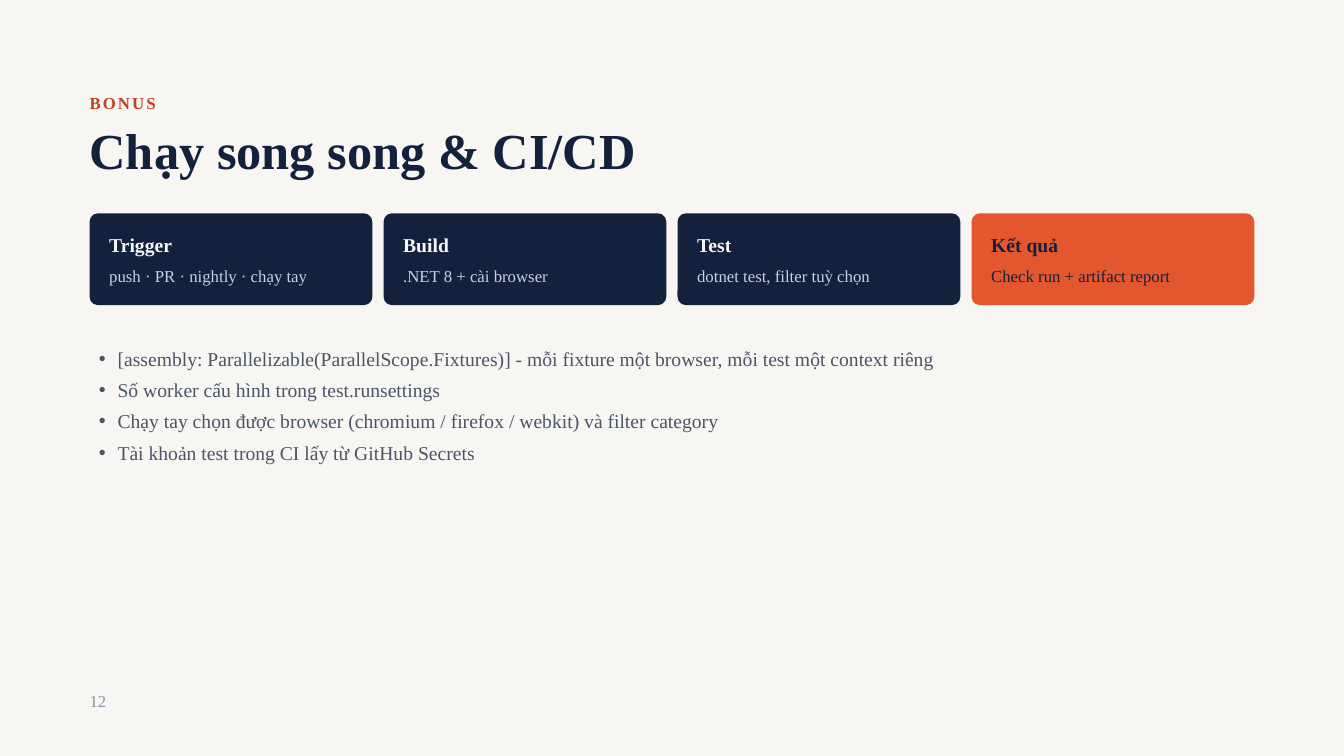
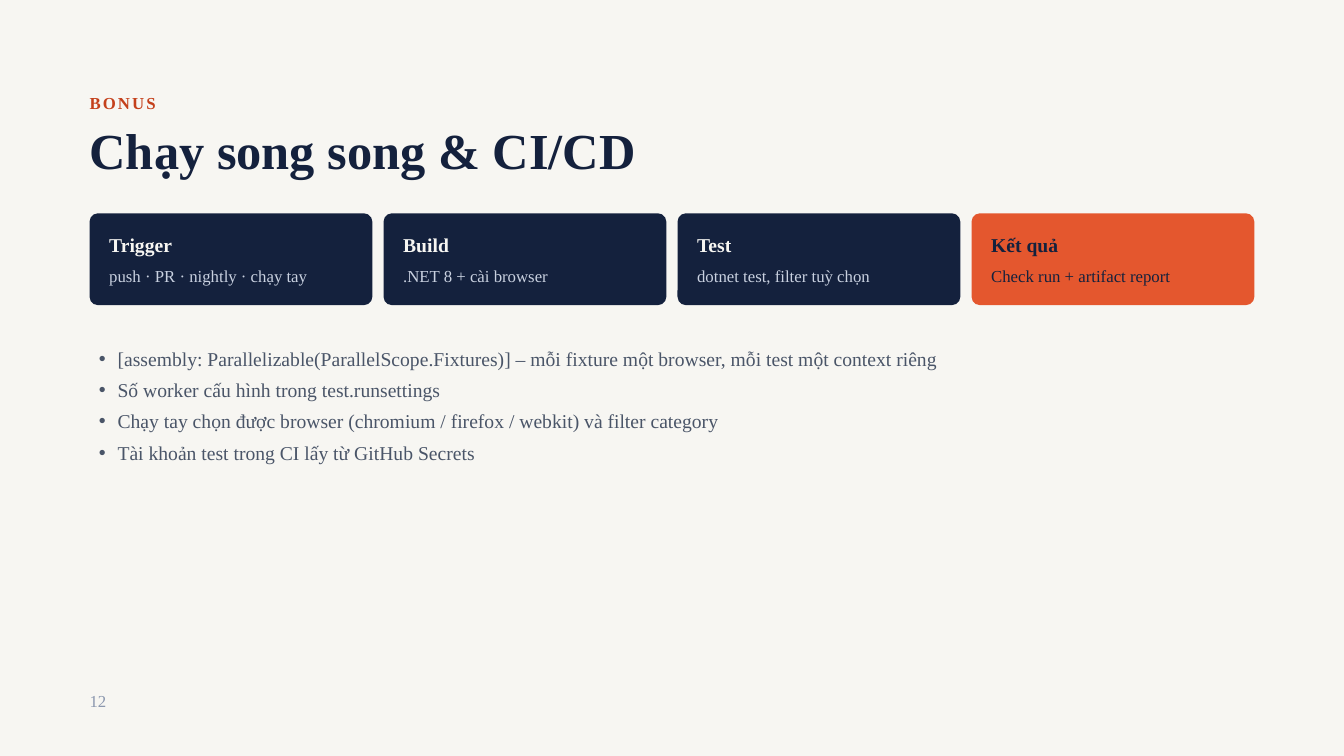
Before and after one commit to kh4nhNLK7068/CapstonePlaywrightTesting19, a slide deck: slide 12 of docs/Capstone Automation - Movie Booking.pptx. Drawn at 1344x756 pixels with LibreOffice and Linux fonts; fonts in the diff are those of the drawing. Boxes give left, top, right and bottom in pixels: in the first picture for what was removed or moved away, otherwise in the second. Text is boxed around its words. In the diff, an @@ line names an element or a change of style, - is before the commit and + after.

Commit message:
Add new test cases and KnownDefect category
- Updated `appsettings.json` to include test account credentials.
- Added `TC_BK_10` and `TC_BK_11` test cases in `BookingTests.cs`:
  - `TC_BK_10`: Tests booking multiple seats in one transaction.
  - `TC_BK_11`: Tests summary reset after booking (marked as KnownDefect).
- Introduced `KnownDefect` category in `TestCategories.cs` for tests of confirmed bugs.
- Updated `README.md`:
  - Reflected new test cases and KnownDefect category.
  - Documented `BUG-01` and `BUG-02` in the bug tracking section.
  - Added instructions for excluding KnownDefect tests during runs.
- Updated `TestCases.xlsx` and `Capstone Automation - Movie Booking.pptx` to reflect new test cases and bug details.

```diff
--- a/docs/Capstone Automation - Movie Booking.pptx
+++ b/docs/Capstone Automation - Movie Booking.pptx
@@ text at [118, 351, 936, 370]: text changed @@
-• [assembly: Parallelizable(ParallelScope.Fixtures)] - mỗi fixture một browser, mỗi test một context riêng
+• [assembly: Parallelizable(ParallelScope.Fixtures)] – mỗi fixture một browser, mỗi test một context riêng
```
Also in this commit, not shown: 9 other slides changed, 5 other files.
